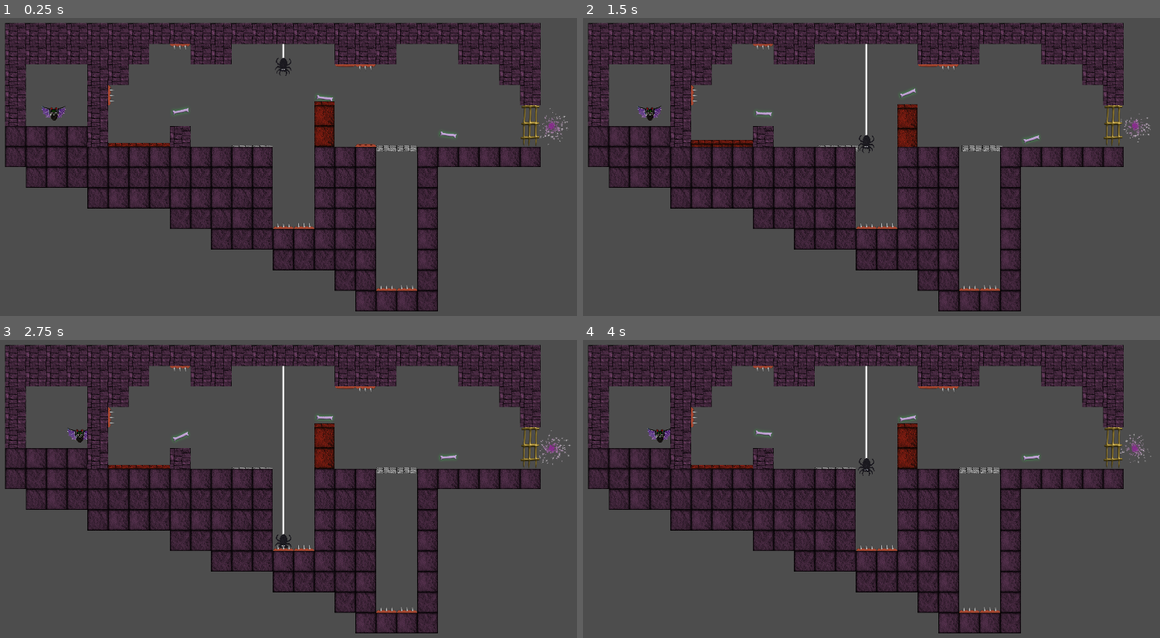
Above: before the commit, frames 1-4 (two rows, left to right).
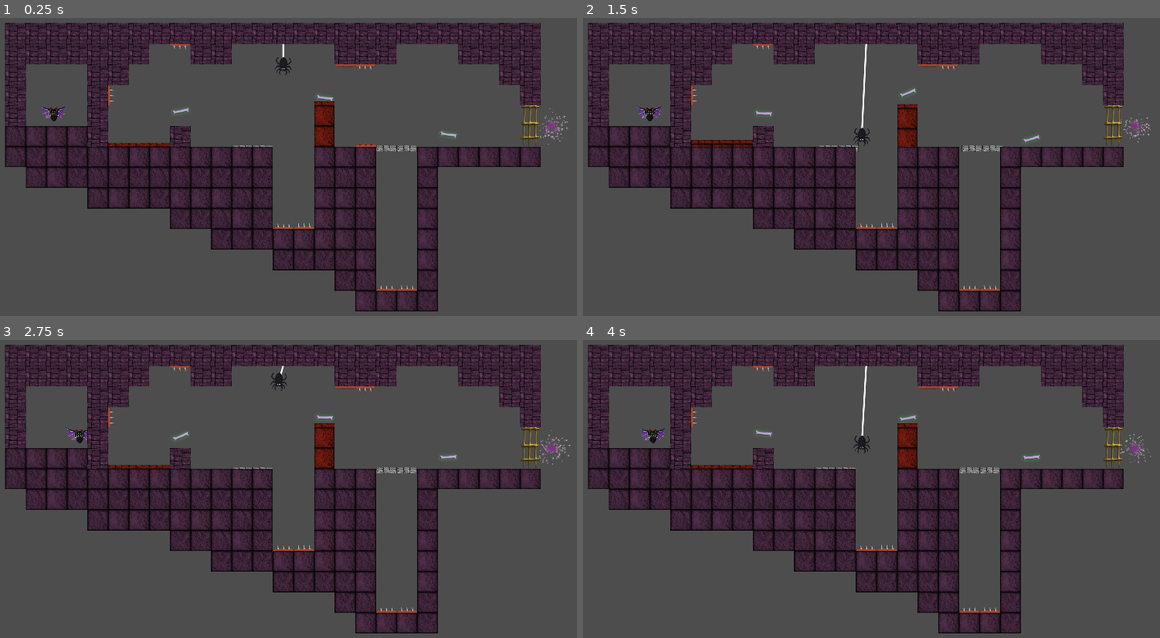
Above: after the commit, the same moments.

Repository: Drew-Wagner/Spectros
Game: Godot game, scene res://scenes/levels/level_1.tscn
Two runs of this game, one before a commit and one after it. Both use one fixed random seed, a clock stepped at 60 frames per second and the inputs below. This scene is started directly instead of the project's main scene.
Inputs:
- Up to frame 1 (0.25 s): no input
- Up to frame 2 (1.5 s): tap Space (toggle) at 0.6, 1.35 s
- Up to frame 3 (2.75 s): tap Space (toggle) at 2.1 s
- Up to frame 4 (4 s): tap Space (toggle) at 2.85, 3.6 s

The runs differ from the first frame. In frame 1, 0.1% of the frame differs, in the area x 7-51%, y 12-35%; in frame 2, 0.4%; in frame 3, 0.4%; in frame 4, 0.5%, in the area x 9-51%, y 9-46%.
Error in both runs: Cannot call method 'queue_free' on a null value. (res://scripts/toggleable_spikes.gd:17)

Commit message:
reconfigure enemies to use KillBox component

Diff:
--- a/scenes/components/kill_box.tscn
+++ b/scenes/components/kill_box.tscn
@@ -4,5 +4,6 @@
 
 [node name="KillBox" type="Area2D"]
 script = ExtResource("1_i5duo")
+ignore_groups = Array[StringName]([&"enemies"])
 
 [connection signal="body_entered" from="." to="." method="_on_body_entered"]
--- a/scenes/elements/spikes.tscn
+++ b/scenes/elements/spikes.tscn
@@ -6,7 +6,7 @@
 [sub_resource type="RectangleShape2D" id="RectangleShape2D_8fyq1"]
 size = Vector2(64, 13)
 
-[node name="Spikes" type="Node2D"]
+[node name="Spikes" type="Node2D" groups=["enemies"]]
 
 [node name="Sprite2D" type="Sprite2D" parent="."]
 texture = ExtResource("2_kybrj")
--- a/scenes/enemies/enemy_bat.tscn
+++ b/scenes/enemies/enemy_bat.tscn
@@ -1,14 +1,16 @@
-[gd_scene load_steps=5 format=3 uid="uid://xynpr4h0gdnx"]
+[gd_scene load_steps=6 format=3 uid="uid://xynpr4h0gdnx"]
 
 [ext_resource type="Script" path="res://scenes/enemies/moving_enemy.gd" id="1_tprjj"]
 [ext_resource type="Texture2D" uid="uid://cdepx4hsyo5kh" path="res://materials/BAT.png" id="2_ak3bj"]
-
-[sub_resource type="RectangleShape2D" id="RectangleShape2D_m41kq"]
-size = Vector2(20, 56)
+[ext_resource type="PackedScene" uid="uid://cvmv0ubhebeb7" path="res://scenes/components/kill_box.tscn" id="3_bc6vy"]
 
 [sub_resource type="CapsuleShape2D" id="CapsuleShape2D_yaoic"]
 radius = 21.0
 height = 61.0
+
+[sub_resource type="CapsuleShape2D" id="CapsuleShape2D_yjexl"]
+radius = 32.0
+height = 80.0
 
 [node name="EnemyBat" type="CharacterBody2D" groups=["enemies"]]
 script = ExtResource("1_tprjj")
@@ -18,14 +20,15 @@
 texture = ExtResource("2_ak3bj")
 
 [node name="CollisionShape2D" type="CollisionShape2D" parent="."]
-position = Vector2(0, 12)
-shape = SubResource("RectangleShape2D_m41kq")
-
-[node name="Area2D" type="Area2D" parent="."]
-
-[node name="CollisionShape2D" type="CollisionShape2D" parent="Area2D"]
 position = Vector2(0, 8)
 shape = SubResource("CapsuleShape2D_yaoic")
 
+[node name="KillBox" parent="." instance=ExtResource("3_bc6vy")]
+
+[node name="CollisionShape2D" type="CollisionShape2D" parent="KillBox"]
+position = Vector2(0, 7)
+rotation = 1.5708
+shape = SubResource("CapsuleShape2D_yjexl")
+debug_color = Color(1, 0, 0, 0.419608)
+
 [connection signal="squished" from="." to="." method="_on_squished"]
-[connection signal="body_entered" from="Area2D" to="." method="_on_area_2d_body_entered"]
--- a/scenes/enemies/enemy_spider.tscn
+++ b/scenes/enemies/enemy_spider.tscn
@@ -1,17 +1,17 @@
-[gd_scene load_steps=5 format=3 uid="uid://bth5xo6bxskba"]
+[gd_scene load_steps=6 format=3 uid="uid://bth5xo6bxskba"]
 
 [ext_resource type="Script" path="res://scripts/enemy_spider.gd" id="1_60qeg"]
 [ext_resource type="Texture2D" uid="uid://csdky8lro0o22" path="res://textures/enn_spider.png" id="2_nx6wh"]
+[ext_resource type="PackedScene" uid="uid://cvmv0ubhebeb7" path="res://scenes/components/kill_box.tscn" id="3_o7wso"]
 
-[sub_resource type="CapsuleShape2D" id="CapsuleShape2D_0xexo"]
-radius = 13.0
-height = 54.0
-
-[sub_resource type="CapsuleShape2D" id="CapsuleShape2D_nyv46"]
-radius = 17.0
+[sub_resource type="CapsuleShape2D" id="CapsuleShape2D_mfjf7"]
+radius = 24.0
 height = 56.0
 
-[node name="EnemySpider" type="Node2D"]
+[sub_resource type="CircleShape2D" id="CircleShape2D_fn28r"]
+radius = 32.0
+
+[node name="EnemySpider" type="Node2D" groups=["enemies"]]
 script = ExtResource("1_60qeg")
 move_speed = 192.0
 
@@ -19,22 +19,21 @@
 velocity = Vector2(0, -192)
 
 [node name="CollisionShape2D" type="CollisionShape2D" parent="SpiderBody"]
-position = Vector2(0, -3)
-shape = SubResource("CapsuleShape2D_0xexo")
+shape = SubResource("CapsuleShape2D_mfjf7")
 
 [node name="Sprite2D" type="Sprite2D" parent="SpiderBody"]
 scale = Vector2(0.4, 0.4)
 texture = ExtResource("2_nx6wh")
 
-[node name="Area2D" type="Area2D" parent="SpiderBody"]
+[node name="KillBox" parent="SpiderBody" instance=ExtResource("3_o7wso")]
 
-[node name="CollisionShape2D" type="CollisionShape2D" parent="SpiderBody/Area2D"]
-shape = SubResource("CapsuleShape2D_nyv46")
+[node name="CollisionShape2D" type="CollisionShape2D" parent="SpiderBody/KillBox"]
+position = Vector2(0, -2)
+shape = SubResource("CircleShape2D_fn28r")
+debug_color = Color(1, 0, 0, 0.419608)
 
 [node name="AscendTimer" type="Timer" parent="."]
 one_shot = true
 
 [node name="DescendTimer" type="Timer" parent="."]
 one_shot = true
-
-[connection signal="body_entered" from="SpiderBody/Area2D" to="." method="_on_area_2d_body_entered"]
--- a/scenes/enemies/moving_enemy.gd
+++ b/scenes/enemies/moving_enemy.gd
@@ -1,14 +1,8 @@
 extends MoveAndReflect
 class_name MovingEnemy
-
 
 func kill():
 	self.queue_free()
 
-
-func _on_area_2d_body_entered(body):
-	if body is MainCharacter:
-		body.kill()
-
 func _on_squished():
 	kill()
--- a/scripts/components/kill_box.gd
+++ b/scripts/components/kill_box.gd
@@ -1,6 +1,12 @@
 class_name KillBox
 extends Area2D
 
-func _on_body_entered(body):
-	if body.has_method("kill"):
+@export var ignore_groups: Array[StringName]
+
+func _on_body_entered(body: Node2D):
+	for group in ignore_groups:
+		if body.is_in_group(group):
+			return
+
+	if body.has_method("kill") and body.get_parent() != get_parent():
 		body.kill()
--- a/scripts/enemy_spider.gd
+++ b/scripts/enemy_spider.gd
@@ -142,12 +142,6 @@
 		is_at_top = true
 		at_top.emit()
 
-
-func _on_area_2d_body_entered(body):
-	if body is MainCharacter:
-		body.kill()
-
-
 # Draws the "spider web" line.
 func _draw():
 	if spider_body == null:
